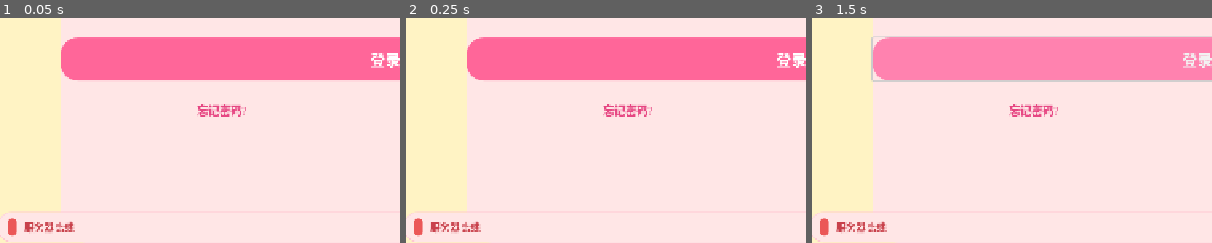
Above: before the commit, frames 1-3 (left to right).
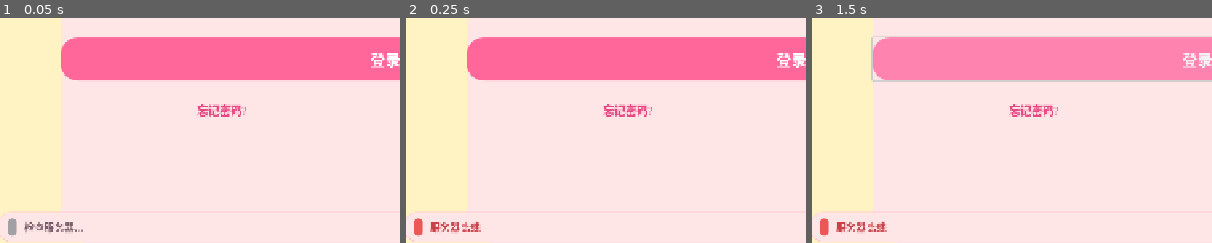
Above: after the commit, the same moments.

Repository: xuxinzhi007/moe_world
Game: Godot game, scene res://Scenes/LoginScreen.tscn
The game is run twice, just before and just after one commit, with the same random seed, the same clock (stepped at 60 frames per second) and the same inputs.
Inputs (mouse positions are % of the whole screen's width and height, from its top left):
- Up to frame 1 (0.05 s): no input
- Up to frame 2 (0.25 s): no input
- Up to frame 3 (1.5 s): click (50, 32) at 0.52 s; type "Alex" at 0.6 s; click (50, 44) at 0.75 s; type "12" at 0.83 s; click "登录" at 1.25 s
The pictures show only the part of the screen within x 2-52%, y 49-99%; the shares and areas given below are measured in that part.

The runs differ from the first frame. In frame 1, 0.6% of the frame differs, in the area x 2-21%, y 88-97%; in frame 2, nothing differs; in frame 3, nothing differs.

Commit message:
feat: 重构认证服务，优化配置获取和服务器状态检查
- 从GitHub获取API配置，支持动态配置
- 添加健康检查定时器，定期检查服务器状态
- 优化代码结构，简化请求处理逻辑
- 移除不必要的ngrok头部设置，提升代码可读性

Diff:
--- a/Scripts/auth_service.gd
+++ b/Scripts/auth_service.gd
@@ -8,165 +8,186 @@
 signal config_failed(error: String)
 signal server_status_changed(is_online: bool)
 
-## 默认本地后端。外网/ngrok 请在「项目 → 项目设置 → moe_world → api_base_url」填写，例如：
-## https://你的域名.ngrok-free.dev/api（须含 /api，与后端路由一致；勿以 / 结尾）
+const GITHUB_CONFIG_URL = "https://raw.githubusercontent.com/xuxinzhi007/moe_social/main/lib/config/moe_api.json"
 const DEFAULT_API_BASE_URL = "http://localhost:8888/api"
+const HEALTH_CHECK_INTERVAL = 5.0
+
 var api_base_url: String = DEFAULT_API_BASE_URL
-
 var current_request: HTTPRequest
 var is_auth_processing: bool = false
 var is_server_online: bool = false
+var health_check_timer: Timer
+var health_check_request: HTTPRequest
 
 func _ready() -> void:
 	print("🔐 认证服务已初始化")
-	# 子节点 _ready 早于父 Control 连接信号；延迟发出，避免登录界面错过 config_fetched 导致输入框永久不可编辑
-	call_deferred("_emit_config_and_start_health_check")
+	health_check_timer = Timer.new()
+	health_check_timer.wait_time = HEALTH_CHECK_INTERVAL
+	health_check_timer.timeout.connect(_check_server_status)
+	add_child(health_check_timer)
+	call_deferred("_fetch_config_and_start")
 
 
-func _emit_config_and_start_health_check() -> void:
-	var from_settings: Variant = ProjectSettings.get_setting("moe_world/api_base_url", DEFAULT_API_BASE_URL)
-	if from_settings is String:
-		var s: String = (from_settings as String).strip_edges()
-		api_base_url = s if not s.is_empty() else DEFAULT_API_BASE_URL
-	else:
-		api_base_url = DEFAULT_API_BASE_URL
-	while api_base_url.ends_with("/"):
-		api_base_url = api_base_url.substr(0, api_base_url.length() - 1)
-	print("📍 使用 API 基址: %s" % api_base_url)
+func _fetch_config_and_start() -> void:
+	print("🌐 从 GitHub 获取配置...")
+	var request := HTTPRequest.new()
+	add_child(request)
+	request.request_completed.connect(func(result: int, code: int, _headers: PackedStringArray, body: PackedByteArray):
+		_on_config_fetched(result, code, body, request)
+	)
+	var error := request.request(GITHUB_CONFIG_URL, PackedStringArray(), HTTPClient.METHOD_GET, "")
+	if error != OK:
+		print("⚠️  获取 GitHub 配置失败，使用默认地址")
+		_start_with_url(DEFAULT_API_BASE_URL)
+		request.queue_free()
+
+
+func _on_config_fetched(result: int, code: int, body: PackedByteArray, request: HTTPRequest) -> void:
+	request.queue_free()
+
+	if result == HTTPRequest.RESULT_SUCCESS and code == 200:
+		var json = JSON.new()
+		if json.parse(body.get_string_from_utf8()) == OK:
+			var data = json.data as Dictionary
+			if data.has("api_base_url"):
+				var url := data["api_base_url"] as String
+				if not url.is_empty():
+					while url.ends_with("/"):
+						url = url.substr(0, url.length() - 1)
+					if not url.ends_with("/api"):
+						url = url + "/api"
+					print("✅ 从 GitHub 获取到 API 地址: ", url)
+					_start_with_url(url)
+					return
+
+	print("⚠️  GitHub 配置获取失败，使用默认地址")
+	_start_with_url(DEFAULT_API_BASE_URL)
+
+
+func _start_with_url(url: String) -> void:
+	var final_url := url
+	while final_url.ends_with("/"):
+		final_url = final_url.substr(0, final_url.length() - 1)
+	if not final_url.ends_with("/api"):
+		final_url = final_url + "/api"
+
+	api_base_url = final_url
+	print("📍 使用 API 基址: ", api_base_url)
 	config_fetched.emit(api_base_url)
 	_check_server_status()
-
-
-func _ngrok_headers() -> PackedStringArray:
-	# ngrok 免费域名可能返回浏览器提示页，加此头便于 HTTPRequest 拿到真实 JSON
-	return PackedStringArray(["ngrok-skip-browser-warning: true"])
+	health_check_timer.start()
 
 
 func _check_server_status() -> void:
+	if health_check_request:
+		return
+
 	print("🔍 检查服务器状态...")
-	var request := HTTPRequest.new()
-	add_child(request)
-	# 信号参数顺序为 (result, response_code, headers, body)，bind 的参数接在后面
-	request.request_completed.connect(_on_server_status_check_completed.bind(request))
+	health_check_request = HTTPRequest.new()
+	add_child(health_check_request)
+	health_check_request.request_completed.connect(func(result: int, code: int, _h: PackedStringArray, body: PackedByteArray):
+		_on_server_status_check_completed(result, code, body, health_check_request)
+	)
 	var url := api_base_url + "/public/client-config"
-	var error := request.request(url, _ngrok_headers(), HTTPClient.METHOD_GET, "")
+	print("🌐 请求 URL: ", url)
+	var error := health_check_request.request(url, PackedStringArray(), HTTPClient.METHOD_GET, "")
 	if error != OK:
-		is_server_online = false
-		print("❌ 服务器状态检查失败")
-		config_failed.emit("无法发起服务器状态检测")
-		server_status_changed.emit(false)
-		request.queue_free()
+		_set_server_offline()
+		health_check_request.queue_free()
+		health_check_request = null
 
 
-func _on_server_status_check_completed(result: int, response_code: int, _headers: PackedStringArray, _body: PackedByteArray, request: HTTPRequest) -> void:
-	var online := (result == HTTPRequest.RESULT_SUCCESS and response_code == 200)
+func _on_server_status_check_completed(result: int, code: int, _body: PackedByteArray, request: HTTPRequest) -> void:
+	var online := (result == HTTPRequest.RESULT_SUCCESS and code == 200)
 	is_server_online = online
 	print("✅ 服务器状态: %s" % ("在线" if online else "离线"))
 	server_status_changed.emit(online)
 	request.queue_free()
+	health_check_request = null
+
+
+func _set_server_offline() -> void:
+	is_server_online = false
+	server_status_changed.emit(false)
+
 
 func login(username: String, password: String, email: String = "") -> void:
 	if is_auth_processing:
-		print("⚠️  上一个请求还在处理中")
 		return
 
 	is_auth_processing = true
-
 	var data = {"password": password}
 	if not username.is_empty():
 		data["username"] = username
 	if not email.is_empty():
 		data["email"] = email
+	_make_request("/user/login", data, _on_login_response)
 
-	_make_request("/user/login", data, _on_login_response)
 
 func register(username: String, password: String, email: String) -> void:
 	if is_auth_processing:
-		print("⚠️  上一个请求还在处理中")
 		return
 
 	is_auth_processing = true
 	var data = {"username": username, "password": password, "email": email}
 	_make_request("/user/register", data, _on_register_response)
 
+
 func _make_request(endpoint: String, data: Dictionary, callback: Callable) -> void:
 	current_request = HTTPRequest.new()
 	add_child(current_request)
-
-	current_request.request_completed.connect(func(r: int, code: int, resp_headers: PackedStringArray, body: PackedByteArray):
-		_on_request_completed(r, code, resp_headers, body, callback)
+	current_request.request_completed.connect(func(r: int, code: int, _h: PackedStringArray, body: PackedByteArray):
+		_on_request_completed(r, code, body, callback)
 	)
-	var hdrs := PackedStringArray(["Content-Type: application/json", "ngrok-skip-browser-warning: true"])
-	var json_string := JSON.stringify(data)
+	var hdrs := PackedStringArray(["Content-Type: application/json"])
 	var url := api_base_url + endpoint
 	print("📤 发送请求到: %s" % url)
-	var error := current_request.request(url, hdrs, HTTPClient.METHOD_POST, json_string)
-
+	var error := current_request.request(url, hdrs, HTTPClient.METHOD_POST, JSON.stringify(data))
 	if error != OK:
-		print("❌ 请求失败: %d" % error)
 		is_auth_processing = false
 		callback.call(false, "请求发送失败")
 
-func _on_request_completed(result: int, response_code: int, _headers: PackedStringArray, body: PackedByteArray, callback: Callable) -> void:
+
+func _on_request_completed(result: int, code: int, body: PackedByteArray, callback: Callable) -> void:
 	is_auth_processing = false
 
 	if current_request:
 		current_request.queue_free()
 		current_request = null
 
-	print("📡 请求完成，结果: %d, 状态码: %d" % [result, response_code])
-
 	if result != HTTPRequest.RESULT_SUCCESS:
-		print("❌ 网络请求失败，结果: %d" % result)
 		callback.call(false, "网络请求失败")
 		return
 
 	var json = JSON.new()
-	var parse_result = json.parse(body.get_string_from_utf8())
-
-	if parse_result != OK:
-		print("❌ JSON解析失败")
-		print("响应内容: ", body.get_string_from_utf8())
+	if json.parse(body.get_string_from_utf8()) != OK:
 		callback.call(false, "数据解析失败")
 		return
 
 	var response_data = json.data as Dictionary
-	print("📦 响应数据: ", response_data)
-	callback.call(true, response_code, response_data)
+	callback.call(true, code, response_data)
 
-func _on_login_response(success: bool, response_code_or_error: Variant, response_data: Dictionary = {}) -> void:
+
+func _on_login_response(success: bool, resp_or_err: Variant, data: Dictionary = {}) -> void:
 	if not success:
-		var error = response_code_or_error as String
-		login_failed.emit(error)
+		login_failed.emit(resp_or_err as String)
 		return
 
-	var base_resp = response_data as Dictionary
-
+	var base_resp = data as Dictionary
 	if base_resp.get("success", false):
 		var login_data = base_resp.get("data", {}) as Dictionary
-		var token = login_data.get("token", "")
-		var user_data = login_data.get("user", {}) as Dictionary
-		print("✅ 登录成功！Token: %s" % token.left(20) + "...")
-		login_success.emit(token, user_data)
+		login_success.emit(login_data.get("token", ""), login_data.get("user", {}))
 	else:
-		var error_msg = base_resp.get("message", "登录失败")
-		print("❌ 登录失败: %s" % error_msg)
-		login_failed.emit(error_msg)
+		login_failed.emit(base_resp.get("message", "登录失败"))
 
-func _on_register_response(success: bool, response_code_or_error: Variant, response_data: Dictionary = {}) -> void:
+
+func _on_register_response(success: bool, resp_or_err: Variant, data: Dictionary = {}) -> void:
 	if not success:
-		var error = response_code_or_error as String
-		register_failed.emit(error)
+		register_failed.emit(resp_or_err as String)
 		return
 
-	var _response_code = response_code_or_error as int
-	var base_resp = response_data as Dictionary
-
+	var base_resp = data as Dictionary
 	if base_resp.get("success", false):
-		var user_data = base_resp.get("data", {}) as Dictionary
-		print("✅ 注册成功！用户: %s" % user_data.get("username", ""))
-		register_success.emit(user_data)
+		register_success.emit(base_resp.get("data", {}))
 	else:
-		var error_msg = base_resp.get("message", "注册失败")
-		print("❌ 注册失败: %s" % error_msg)
-		register_failed.emit(error_msg)
+		register_failed.emit(base_resp.get("message", "注册失败"))
